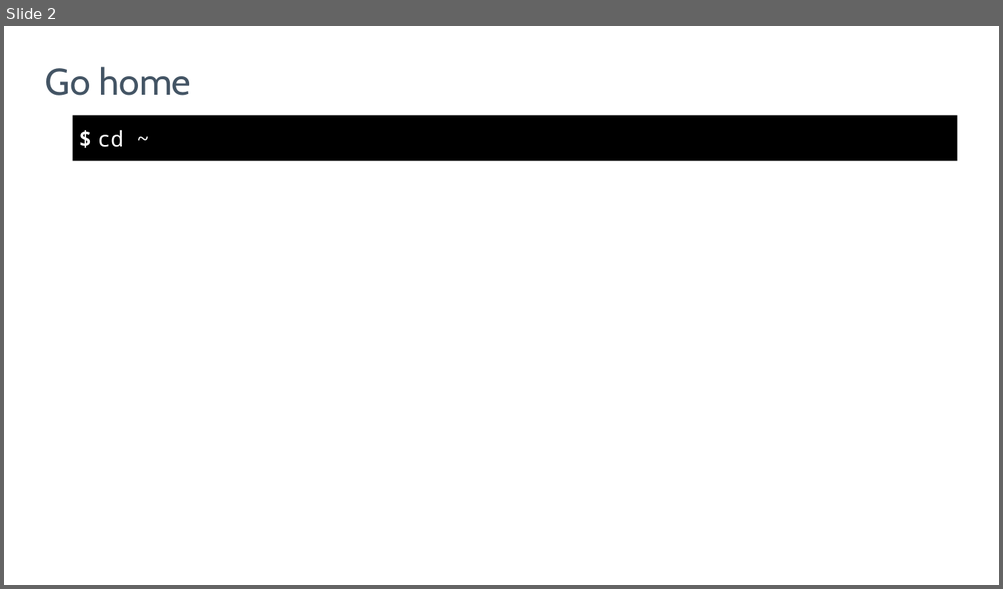
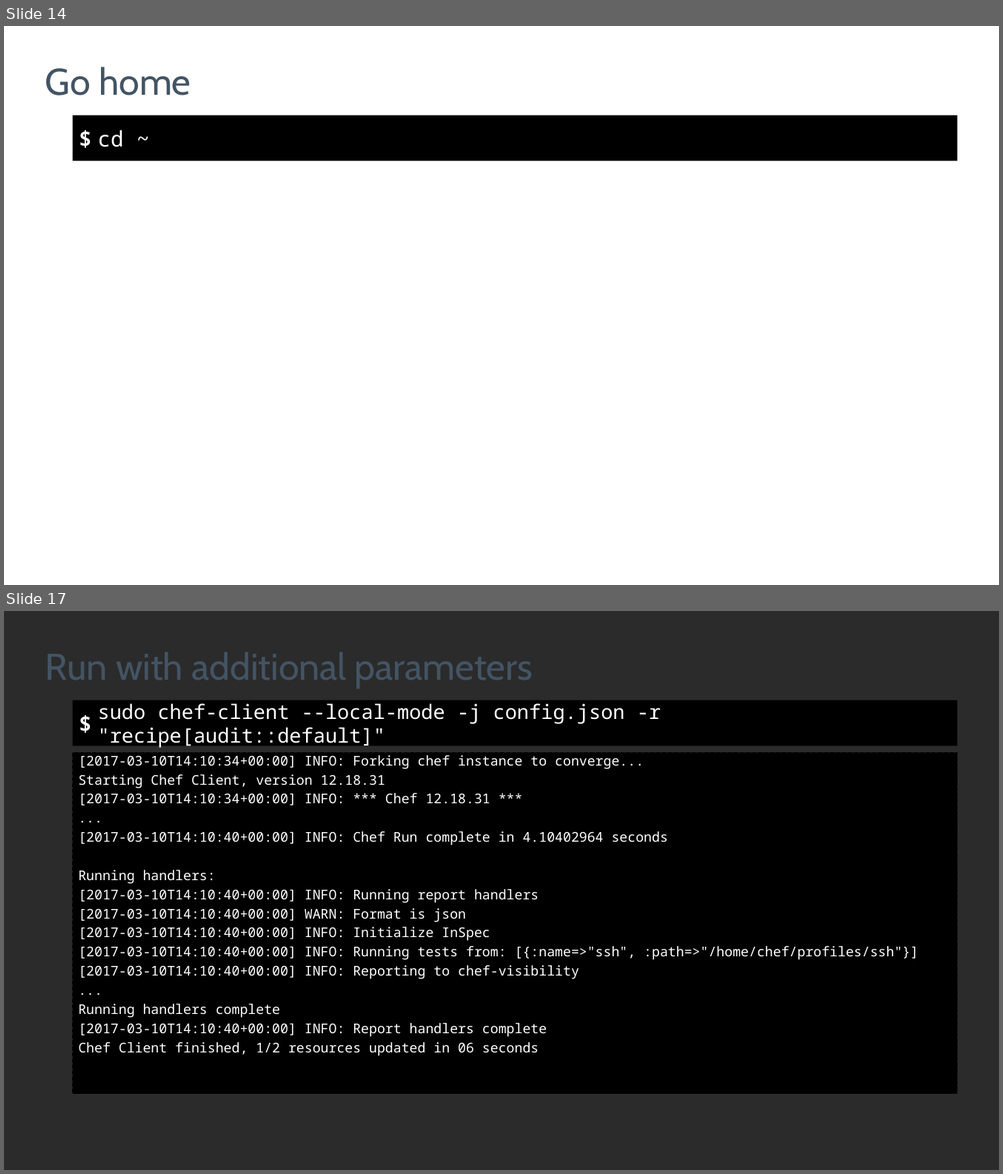
Before and after one commit to nathenharvey/introduction-to-inspec, a slide deck: powerpoint/Continuous-Compliance.pptx. Shown one above the other, each under a label of ours: slide 2 before the commit, slides 14 and 17 after it; the slides between them are not shown. The pictures are 1003x589 and 1003x1174 pixels, drawn with LibreOffice and Linux fonts; fonts in the diff are those of the drawing; background and template pictures are left out; a plain dark background stands for a picture behind light text. Boxes give left, top, right and bottom in pixels: in the first picture for what was removed or moved away, otherwise in the second. Text is boxed around its words. In the diff, an @@ line names an element or a change of style, - is before the commit and + after.

Commit message:
Get started on real continuous compliance slides
* Login to Automate
* Review your node
* Run chef-client
* See failing compliance control

```diff
--- a/powerpoint/Continuous-Compliance.pptx
+++ b/powerpoint/Continuous-Compliance.pptx
@@ slide 17 added at [4,611,999,1170], background picture (left out); not listed: 1 template element that a slide beside it also shows @@
@@ title added at [45,652,533,688], 43 pt, text #435464 @@
+Run with additional parameters
@@ text added at [98,703,660,749], 23.1 pt, text #FFFFFF @@
+sudo chef-client --local-mode -j config.json -r "recipe[audit::default]"
@@ text added at [72,753,957,1094], fill #000000, outline #000000 1 pt dashed, 15.6 pt, text #FFFFFF @@
+[2017-03-10T14:10:34+00:00] INFO: Forking chef instance to converge...
+Starting Chef Client, version 12.18.31
+[2017-03-10T14:10:34+00:00] INFO: *** Chef 12.18.31 ***
+...
+[2017-03-10T14:10:40+00:00] INFO: Chef Run complete in 4.10402964 seconds
+Running handlers:
+[2017-03-10T14:10:40+00:00] INFO: Running report handlers
+[2017-03-10T14:10:40+00:00] WARN: Format is json
+[2017-03-10T14:10:40+00:00] INFO: Initialize InSpec
+[2017-03-10T14:10:40+00:00] INFO: Running tests from: [{:name=>"ssh", :path=>"/home/chef/profiles/ssh"}]
+[2017-03-10T14:10:40+00:00] INFO: Reporting to chef-visibility
+...
+Running handlers complete
+[2017-03-10T14:10:40+00:00] INFO: Report handlers complete
+Chef Client finished, 1/2 resources updated in 06 seconds
@@ what was slide 2 is now slide 14 @@
```
Also in this commit, not shown: 21 other slides added, 9 slides removed.
